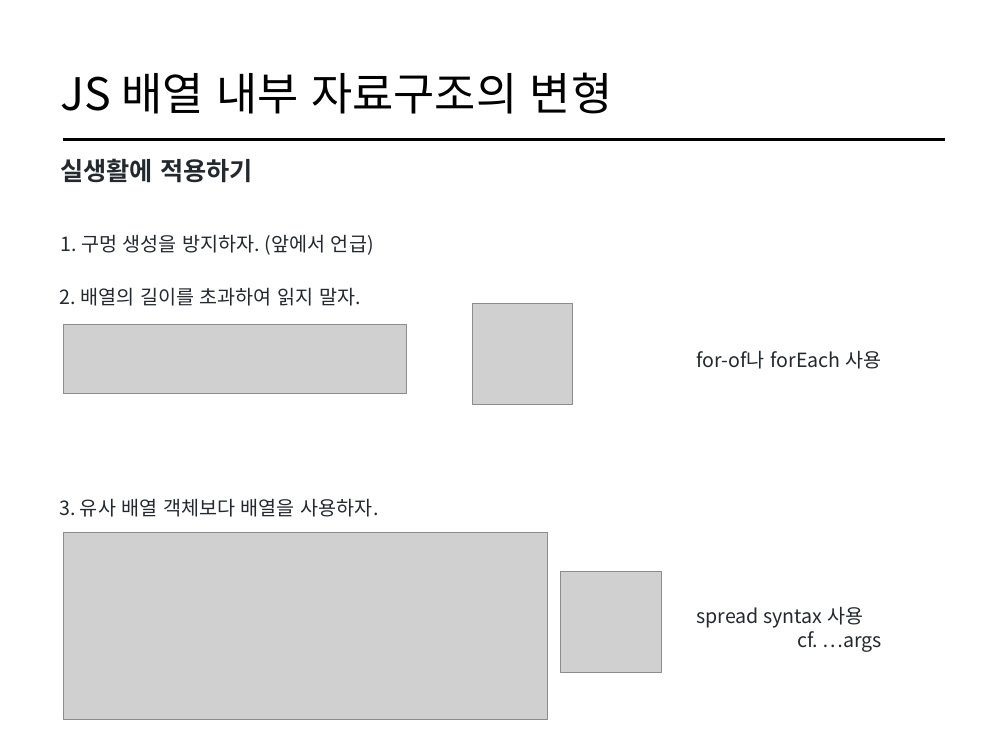
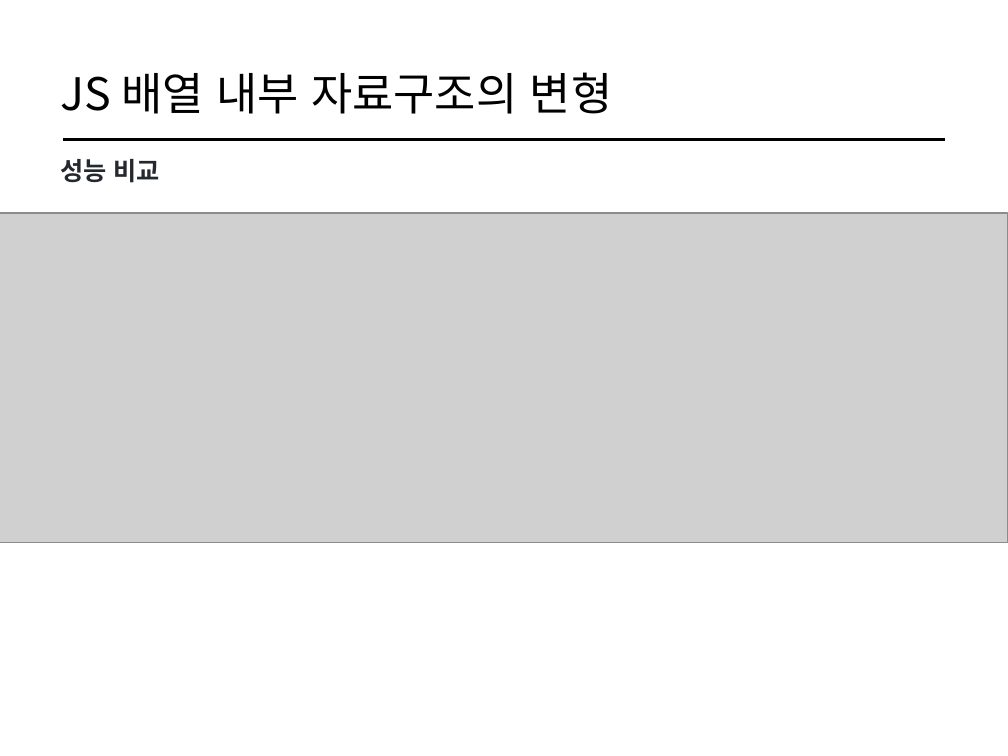
Before and after one commit to cs-study-org/cs-study, a slide deck: slide 16 of 05/yongki/DataStructure&FileSystem.pptx. Drawn at 1008x756 pixels with LibreOffice and Linux fonts; fonts in the diff are those of the drawing; grey boxes stand for pictures. Boxes give left, top, right and bottom in pixels: in the first picture for what was removed or moved away, otherwise in the second. Text is boxed around its words. In the diff, an @@ line names an element or a change of style, - is before the commit and + after.

```diff
--- a/05/yongki/DataStructure&FileSystem.pptx
+++ b/05/yongki/DataStructure&FileSystem.pptx
@@ text at (x1=60, y1=159, x2=160, y2=183): text changed; size 14 to 18 pt; bold on @@
-실생활에 적용하기
-1. 구멍 생성을 방지하자. (앞에서 언급)
+성능 비교
@@ picture added at (x1=0, y1=213, x2=1008, y2=542) @@
@@ text removed at (x1=60, y1=287, x2=361, y2=306) @@
-2. 배열의 길이를 초과하여 읽지 말자.
@@ picture removed at (x1=64, y1=325, x2=406, y2=394) @@
@@ picture removed at (x1=473, y1=303, x2=574, y2=404) @@
@@ text removed at (x1=697, y1=350, x2=881, y2=369) @@
-for-of나 forEach 사용
@@ text removed at (x1=59, y1=498, x2=379, y2=517) @@
-3. 유사 배열 객체보다 배열을 사용하자.
@@ picture removed at (x1=64, y1=532, x2=547, y2=719) @@
@@ picture removed at (x1=560, y1=572, x2=661, y2=672) @@
@@ text removed at (x1=697, y1=606, x2=882, y2=652) @@
-spread syntax 사용
-cf. …args
```
Also in this commit, not shown: 2 other slides changed, 1 other file.
